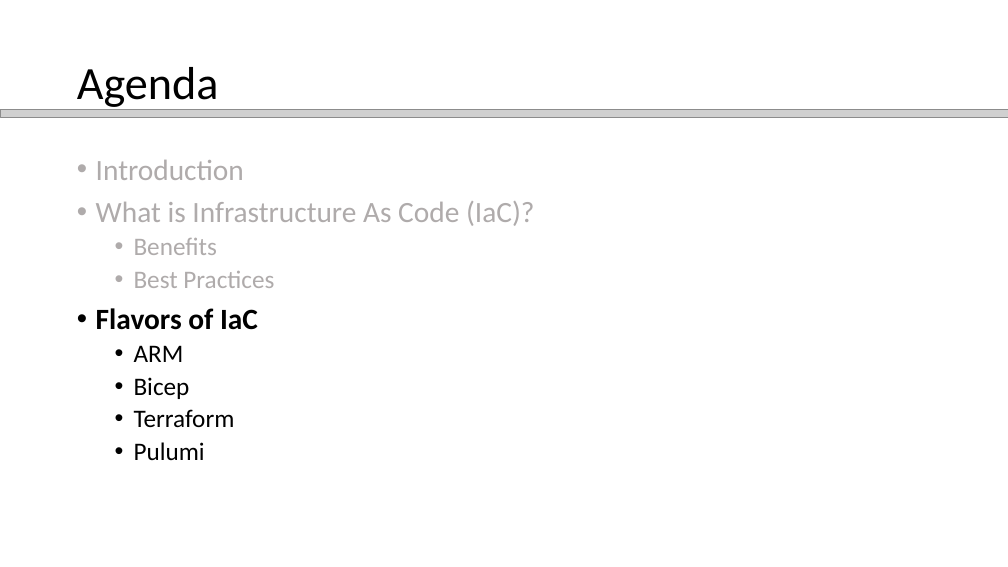
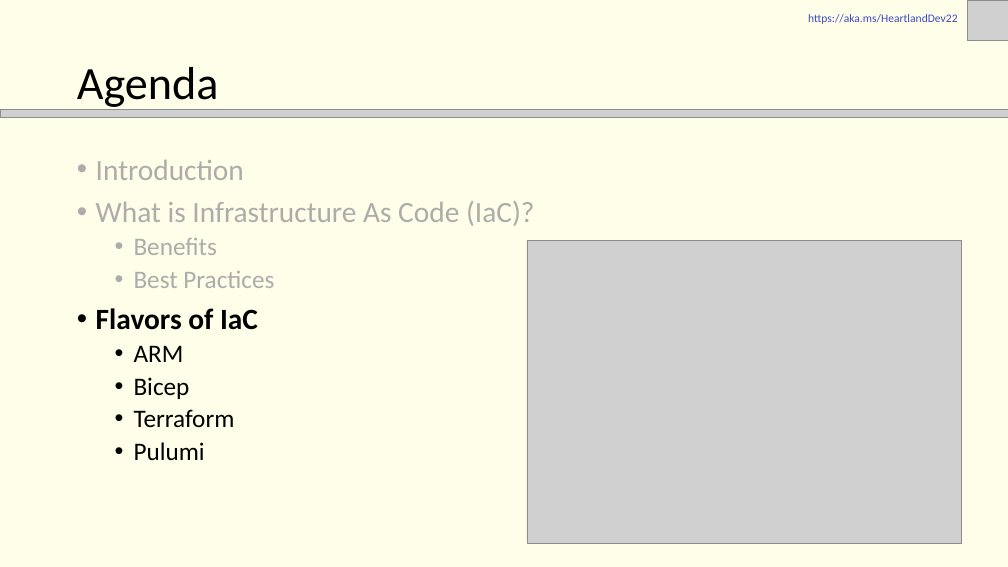
Before and after one commit to JFolberth/Azure_IaC_Flavors, a slide deck: slide 9 of documentation/presentation/Azure _IaC_Flavors.pptx (slide 8 before the commit). Drawn at 1008x567 pixels with LibreOffice and Linux fonts; fonts in the diff are those of the drawing; grey boxes stand for pictures. Boxes give left, top, right and bottom in pixels: in the first picture for what was removed or moved away, otherwise in the second. Text is boxed around its words. In the diff, an @@ line names an element or a change of style, - is before the commit and + after.

```diff
--- a/documentation/presentation/Azure _IaC_Flavors.pptx
+++ b/documentation/presentation/Azure _IaC_Flavors.pptx
@@ background #FFFFFF to #FFFEE1 at 75% opacity @@
@@ text added at [808, 14, 958, 24], 11 pt, text #3E4AC4 @@
+https://aka.ms/HeartlandDev22
@@ picture added at [968, 0, 1008, 41] @@
@@ picture added at [527, 240, 962, 544] @@
```
Also in this commit, not shown: 11 other slides changed, 2 slides added, 3 other files.
